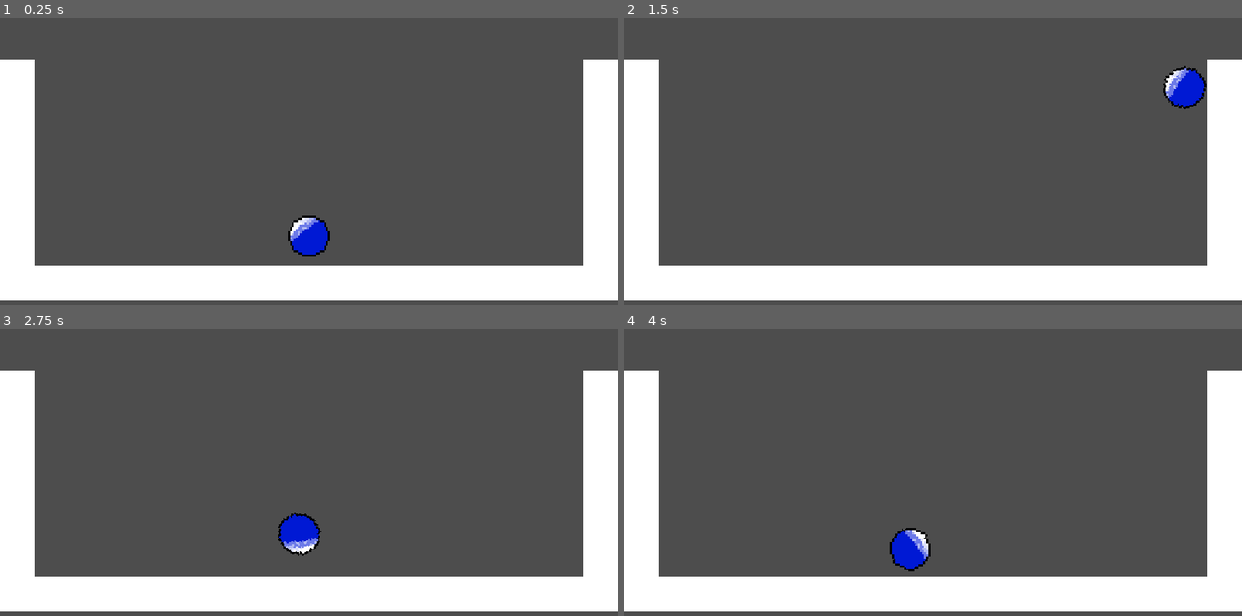
Above: before the commit, frames 1-4 (two rows, left to right).
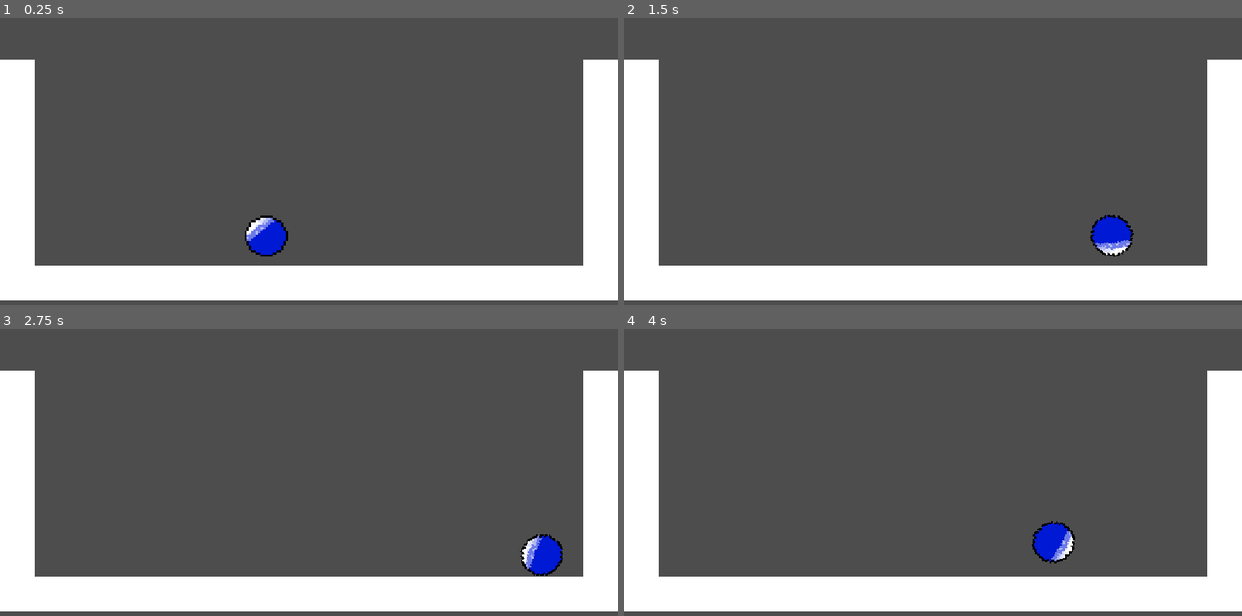
Above: after the commit, the same moments.

Repository: yApple11/hackclub-haven
Game: Godot game, scene res://node_2d.tscn
The game is run twice, just before and just after one commit, with the same random seed, the same clock (stepped at 60 frames per second) and the same inputs.
Inputs (mouse positions are in pixels of both pictures, inside the frame that each line leads up to):
- Up to frame 1 (0.25 s): no input
- Up to frame 2 (1.5 s): tap Enter (ui_accept) at 0.5, 0.6, 0.77, 1.07 s; move the mouse to (1068, 127) at 0.52 s; hold Right (ui_right) 0.53-1.28 s; click (1068, 127) at 0.67 s; move the mouse to (809, 161) at 1.27 s; hold Down from 1.28 s (still down); tap Alt at 1.35 s
- Up to frame 3 (2.75 s): tap Enter (ui_accept) at 1.52, 1.55, 1.82, 2.3 s; move the mouse to (370, 380) at 2.02 s; release Down at 2.03 s; hold Right (ui_right) from 2.03 s (still down); tap Shift at 2.1 s
- Up to frame 4 (4 s): move the mouse to (902, 527) at 2.77 s; release Right (ui_right) at 2.78 s; hold Up 2.78-3.53 s; tap Enter (ui_accept) at 2.85, 3.02, 3.32, 3.77, 3.8 s; click (902, 527) at 2.92 s; move the mouse to (1118, 506) at 3.52 s; hold Left (ui_left) from 3.53 s (still down); tap Alt at 3.6 s

The runs differ from the first frame. In frame 1, 1.5% of the frame differs, in the area x 39-54%, y 68-84%; in frame 2, 1.5%; in frame 3, 1.5%, in the area x 45-92%, y 63-87%; in frame 4, 1.5%.

Commit message:
another test

Diff:
--- a/ball.gd
+++ b/ball.gd
@@ -27,6 +27,6 @@
 
 	var count = 0
 	# Jump: only when touching something
-	if Input.is_action_just_pressed("ui_accept") and count <1:
-		apply_central_impulse(Vector2(0, -jump_impulse))
+	if Input.is_action_just_pressed("ui_accept") and get_contact_count() >= 1:
+		apply_central_impulse(Vector2(0, -300))
 		count+=1
--- a/node_2d.tscn
+++ b/node_2d.tscn
@@ -140,7 +140,7 @@
 sources/0 = SubResource("TileSetAtlasSource_epypp")
 
 [sub_resource type="PhysicsMaterial" id="PhysicsMaterial_epypp"]
-bounce = 0.81
+bounce = 0.7
 
 [sub_resource type="CircleShape2D" id="CircleShape2D_7yf00"]
 radius = 8.0
@@ -162,9 +162,9 @@
 script = ExtResource("2_0hol4")
 
 [node name="CollisionShape2D" type="CollisionShape2D" parent="RigidBody2D" unique_id=1551410805]
-position = Vector2(0, -1)
+position = Vector2(-20, -2)
 shape = SubResource("CircleShape2D_7yf00")
 
 [node name="Ball" type="Sprite2D" parent="RigidBody2D" unique_id=849156608]
-position = Vector2(-1, 1)
+position = Vector2(-21, -1)
 texture = ExtResource("2_epypp")
Not shown, added: scenes/New Piskel (1).png.import
Not shown, added: scenes/New Piskel (2).png.import
Not shown, added: scenes/New Piskel (3).png.import
Not shown, added: scenes/ji the just.png.import
